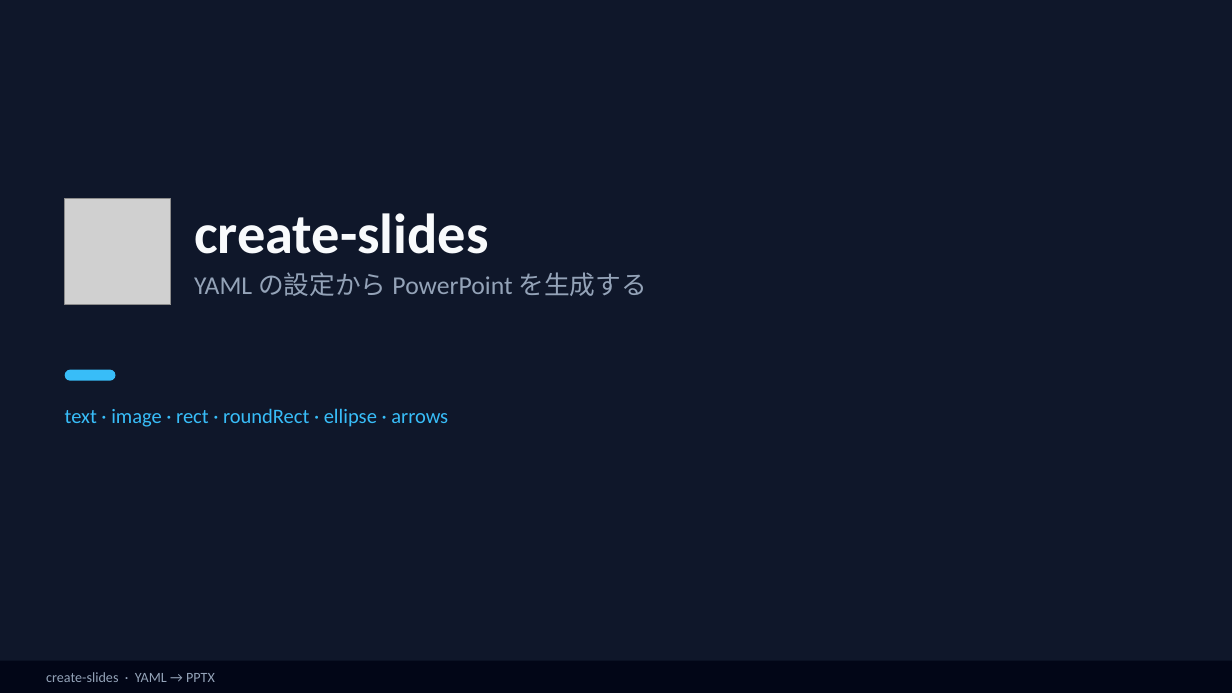
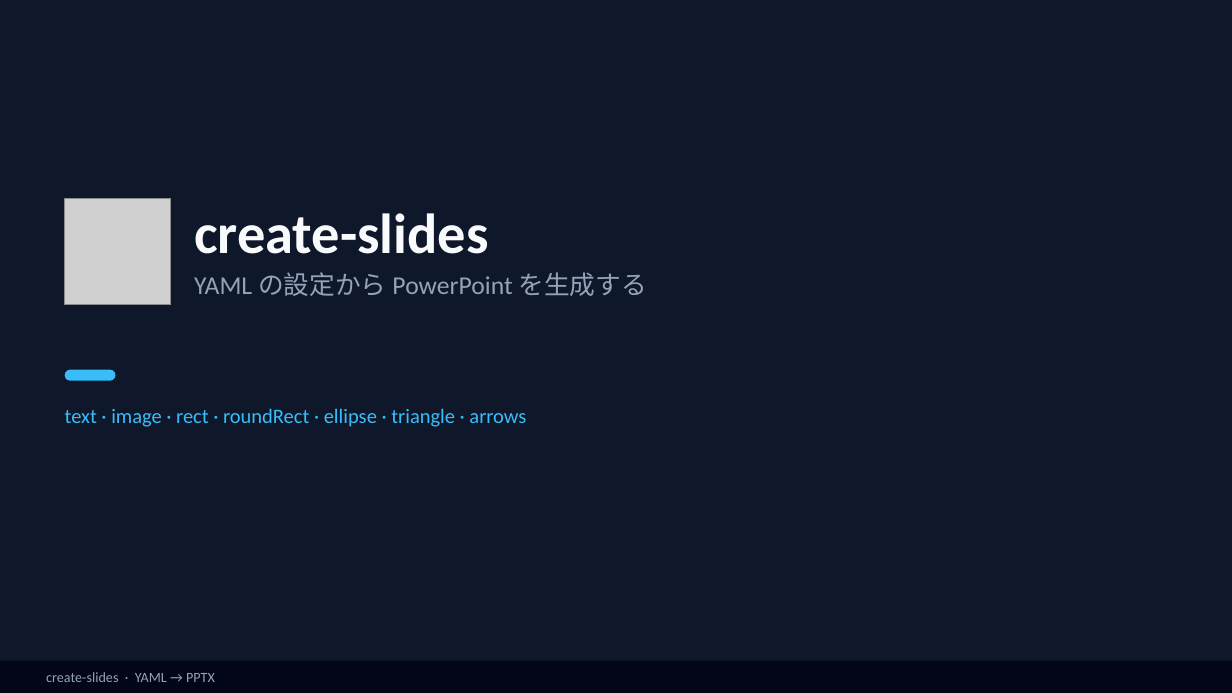
Before and after one commit to shotaminato/create-slides, a slide deck: slide 1 of examples/sample-deck.pptx. Drawn at 1232x693 pixels with LibreOffice and Linux fonts; fonts in the diff are those of the drawing; grey boxes stand for pictures. Boxes give left, top, right and bottom in pixels: in the first picture for what was removed or moved away, otherwise in the second. Text is boxed around its words. In the diff, an @@ line names an element or a change of style, - is before the commit and + after.

```diff
--- a/examples/sample-deck.pptx
+++ b/examples/sample-deck.pptx
@@ text at (x1=65, y1=408, x2=526, y2=427): text changed @@
-text · image · rect · roundRect · ellipse · arrows
+text · image · rect · roundRect · ellipse · triangle · arrows
```
Also in this commit, not shown: 1 other slide changed.
